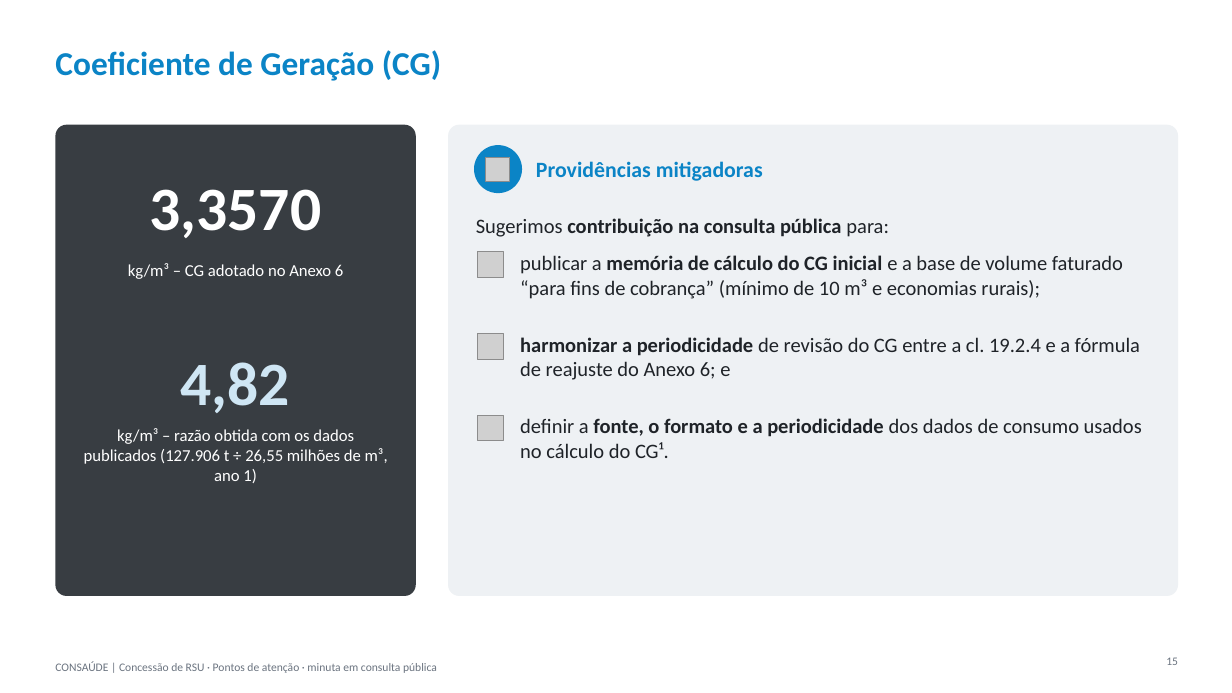
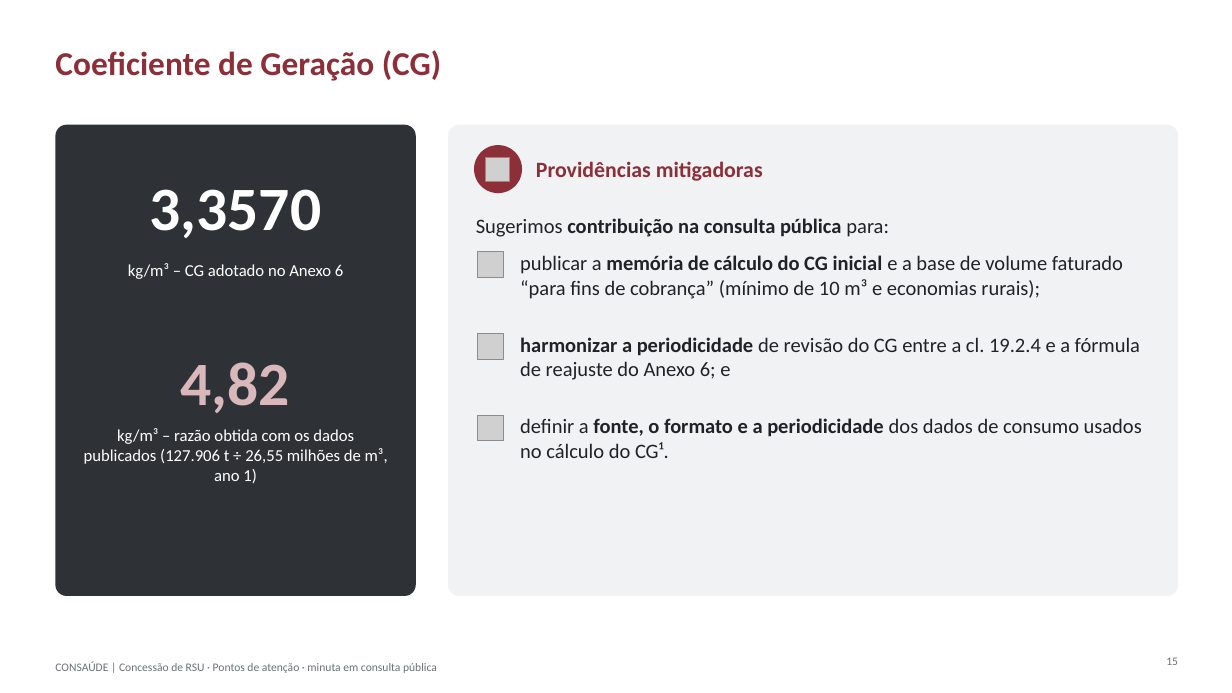
Before and after one commit to matheusdagostino-cyber/Solvi, a slide deck: slide 15 of concessoes/consaude-conc-2026/output/pontos-de-atencao-2026-10-08.pptx. Drawn at 1232x693 pixels with LibreOffice and Linux fonts; fonts in the diff are those of the drawing; grey boxes stand for pictures. Boxes give left, top, right and bottom in pixels: in the first picture for what was removed or moved away, otherwise in the second. Text is boxed around its words. In the diff, an @@ line names an element or a change of style, - is before the commit and + after.

```diff
--- a/concessoes/consaude-conc-2026/output/pontos-de-atencao-2026-10-08.pptx
+++ b/concessoes/consaude-conc-2026/output/pontos-de-atencao-2026-10-08.pptx
@@ title "Coeficiente de Geração (CG)" at (55,50,441,81): text colour #0B84C6 to #8C2F39 @@
@@ rounded rectangle at (55,125,416,596): fill #383D42 to #2E3236 @@
@@ rounded rectangle at (448,125,1178,596): fill #EEF1F4 to #F1F2F3 @@
@@ ellipse at (474,145,522,193): fill #0B84C6 to #8C2F39 @@
@@ text "Providências mitigadoras" at (536,161,763,181): text colour #0B84C6 to #8C2F39 @@
@@ text "4,82" at (181,362,290,413): text colour #CFE6F4 to #D9B8BC @@
```
Also in this commit, not shown: 20 other slides changed, 1 other file.
